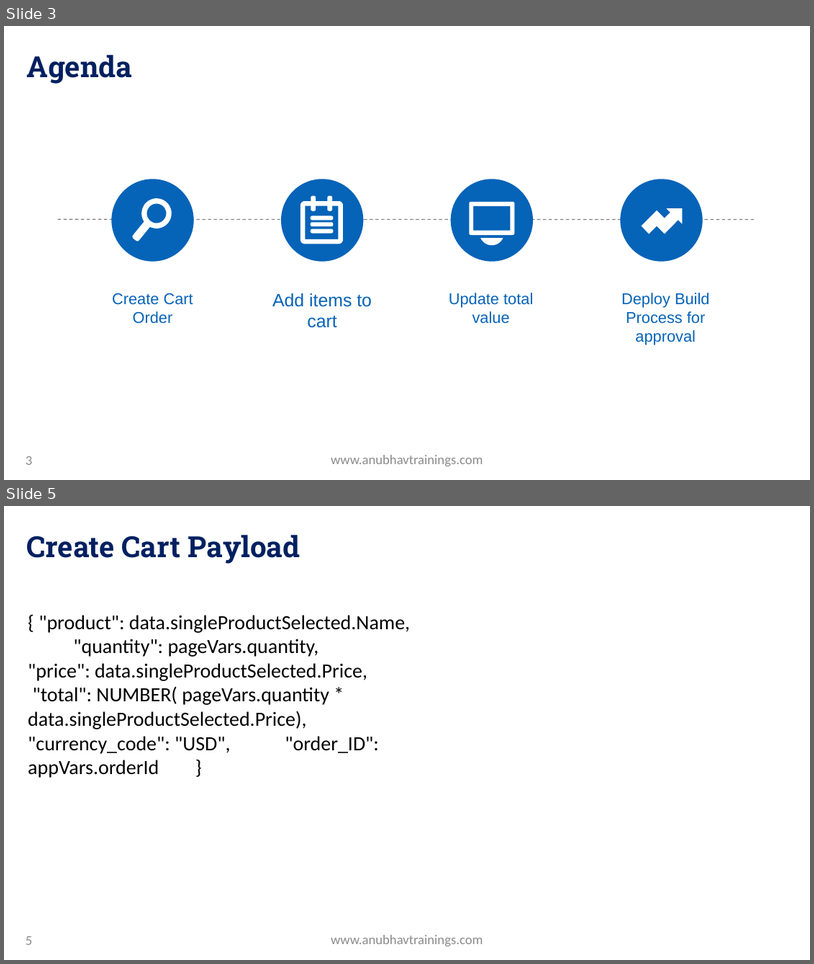
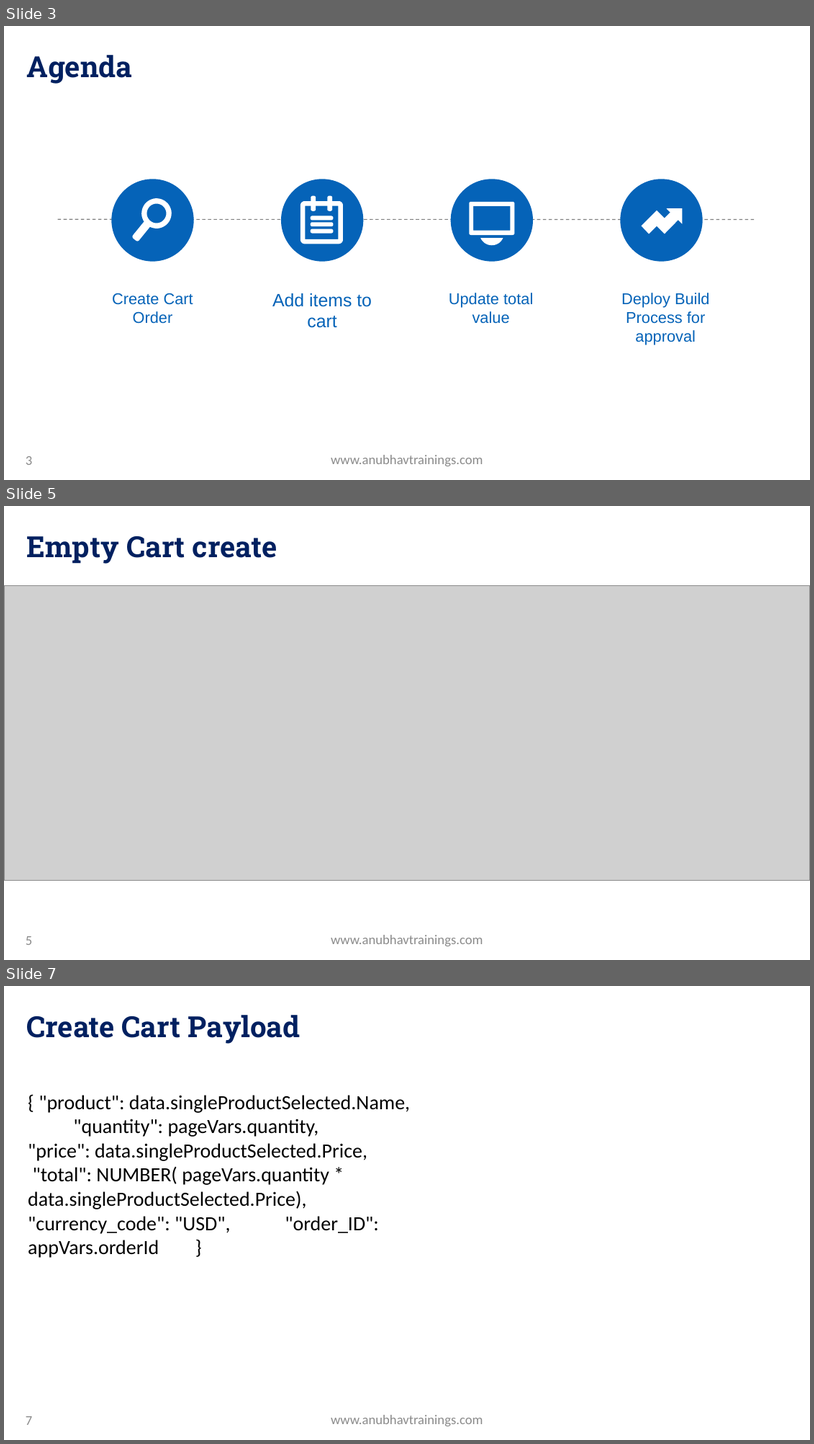
Before and after one commit to soyuztechnologies/SAP_Build_End_to_End, a slide deck: Day 24/SAP Build Training Day 24.pptx. Shown one above the other, each under a label of ours: slides 3 and 5 before the commit, slides 3, 5 and 7 after it; the slides between them are not shown. The pictures are 814x964 and 814x1444 pixels, drawn with LibreOffice and Linux fonts; fonts in the diff are those of the drawing; grey boxes stand for pictures; background and template pictures are left out. Boxes give left, top, right and bottom in pixels: in the first picture for what was removed or moved away, otherwise in the second. Text is boxed around its words. In the diff, an @@ line names an element or a change of style, - is before the commit and + after.

```diff
--- a/Day 24/SAP Build Training Day 24.pptx
+++ b/Day 24/SAP Build Training Day 24.pptx
@@ slide 5 added at bbox=[4, 506, 810, 960], background picture (left out) @@
@@ title added at bbox=[26, 536, 277, 564], 26 pt, text gradient #002060 to #0070C0, bold @@
+Empty Cart create
@@ picture added at bbox=[4, 585, 810, 880] @@
@@ page number added at bbox=[26, 936, 32, 944], 12 pt, text #8C8C8C @@
+5
@@ text added at bbox=[331, 934, 483, 946], 12 pt, text #8C8C8C @@
+www.anubhavtrainings.com
@@ what was slide 5 is now slide 7 @@
@@ page number at bbox=[26, 1416, 32, 1424]: text changed @@
-5
+7
```
Also in this commit, not shown: 1 slide changed, 2 other slides added, 4 other files.
